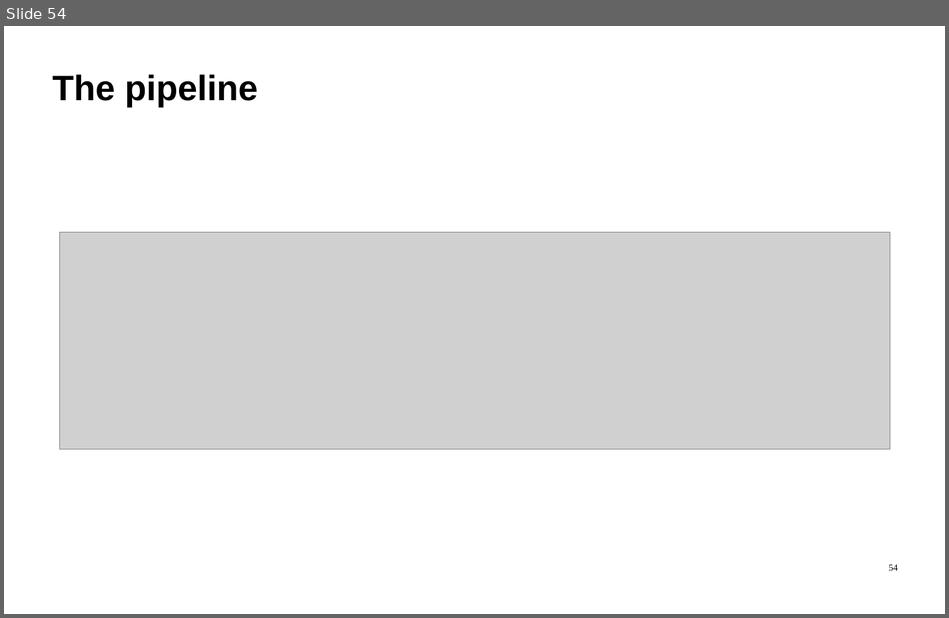
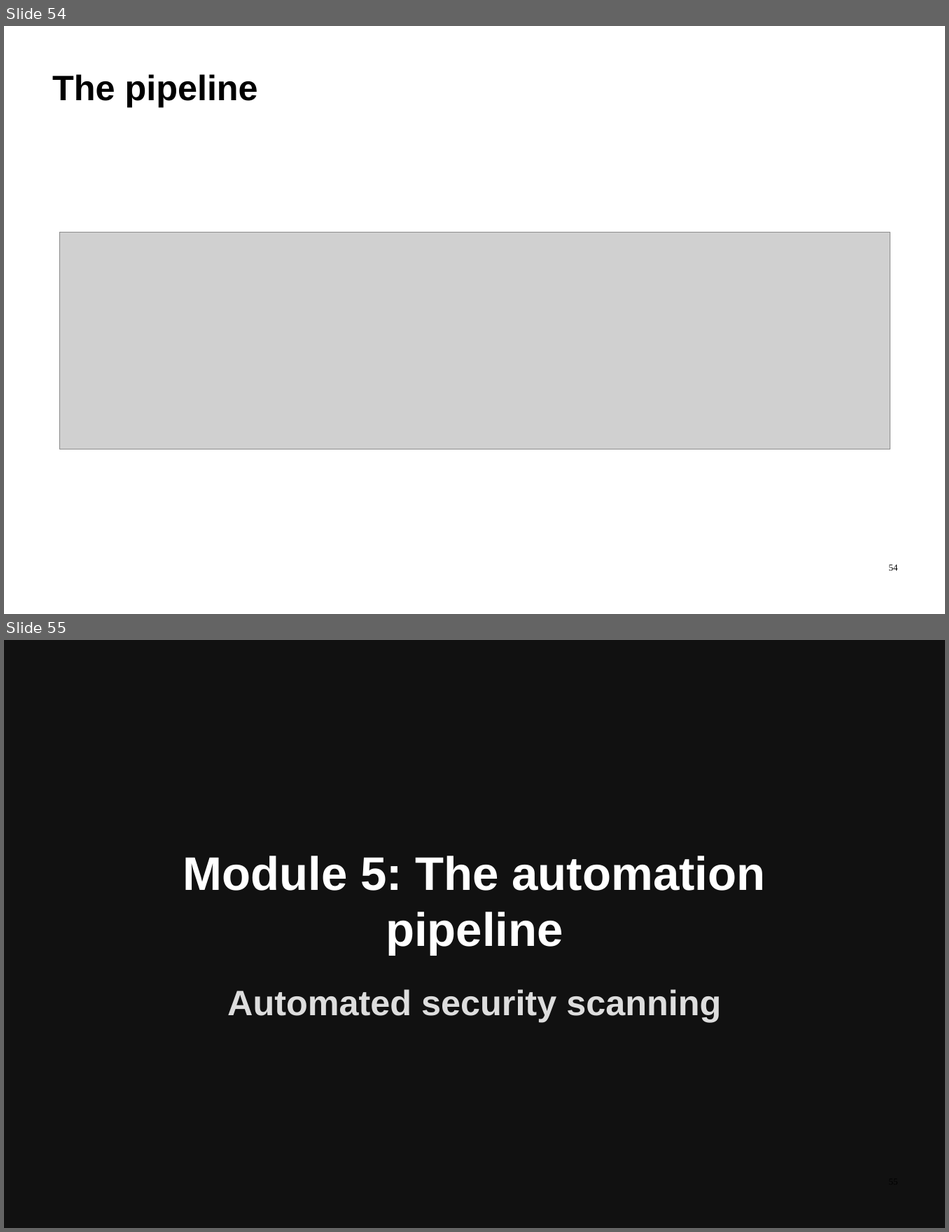
Before and after one commit to ImadSaddik/FullStackDeploymentHandbook, a slide deck: course-assets/slides/full_stack_deployment_guide.odp. Shown one above the other, each under a label of ours: slide 54 before the commit, slides 54 and 55 after it. The pictures are 949x618 and 949x1232 pixels, drawn with LibreOffice and Linux fonts; fonts in the diff are those of the drawing; grey boxes stand for pictures. Boxes give left, top, right and bottom in pixels: in the first picture for what was removed or moved away, otherwise in the second. Text is boxed around its words. In the diff, an @@ line names an element or a change of style, - is before the commit and + after.

```diff
--- a/course-assets/slides/full_stack_deployment_guide.odp
+++ b/course-assets/slides/full_stack_deployment_guide.odp
@@ slide 55 added at bbox=[4, 640, 945, 1228], background #111111 @@
@@ text added at bbox=[183, 856, 766, 955], 72 pt, text #FFFFFF, bold @@
+Module 5: The automation pipeline
@@ text added at bbox=[227, 989, 721, 1022], 54 pt, text #DDDDDD, bold @@
+Automated security scanning
```
Also in this commit, not shown: 2 other slides added.
